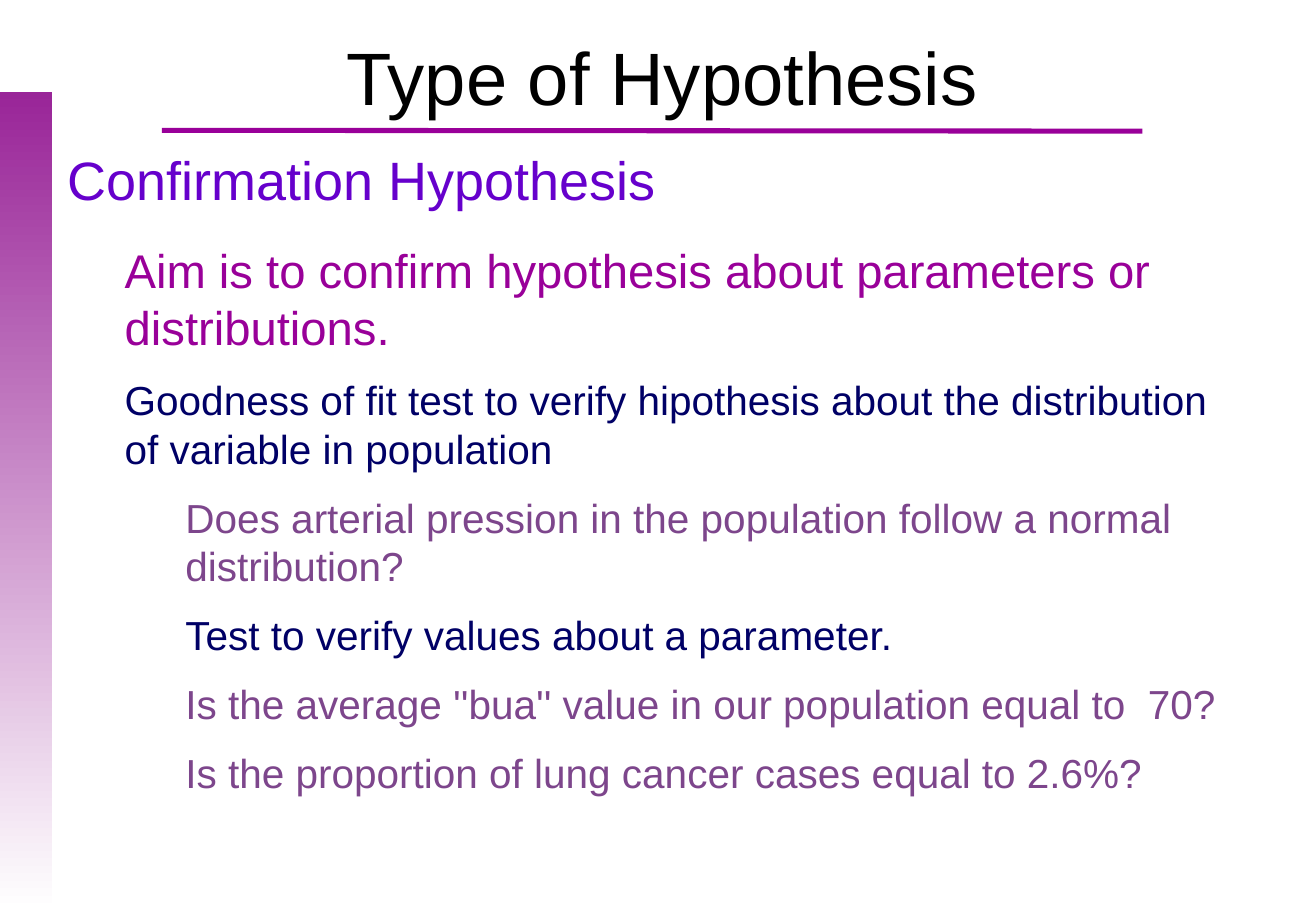
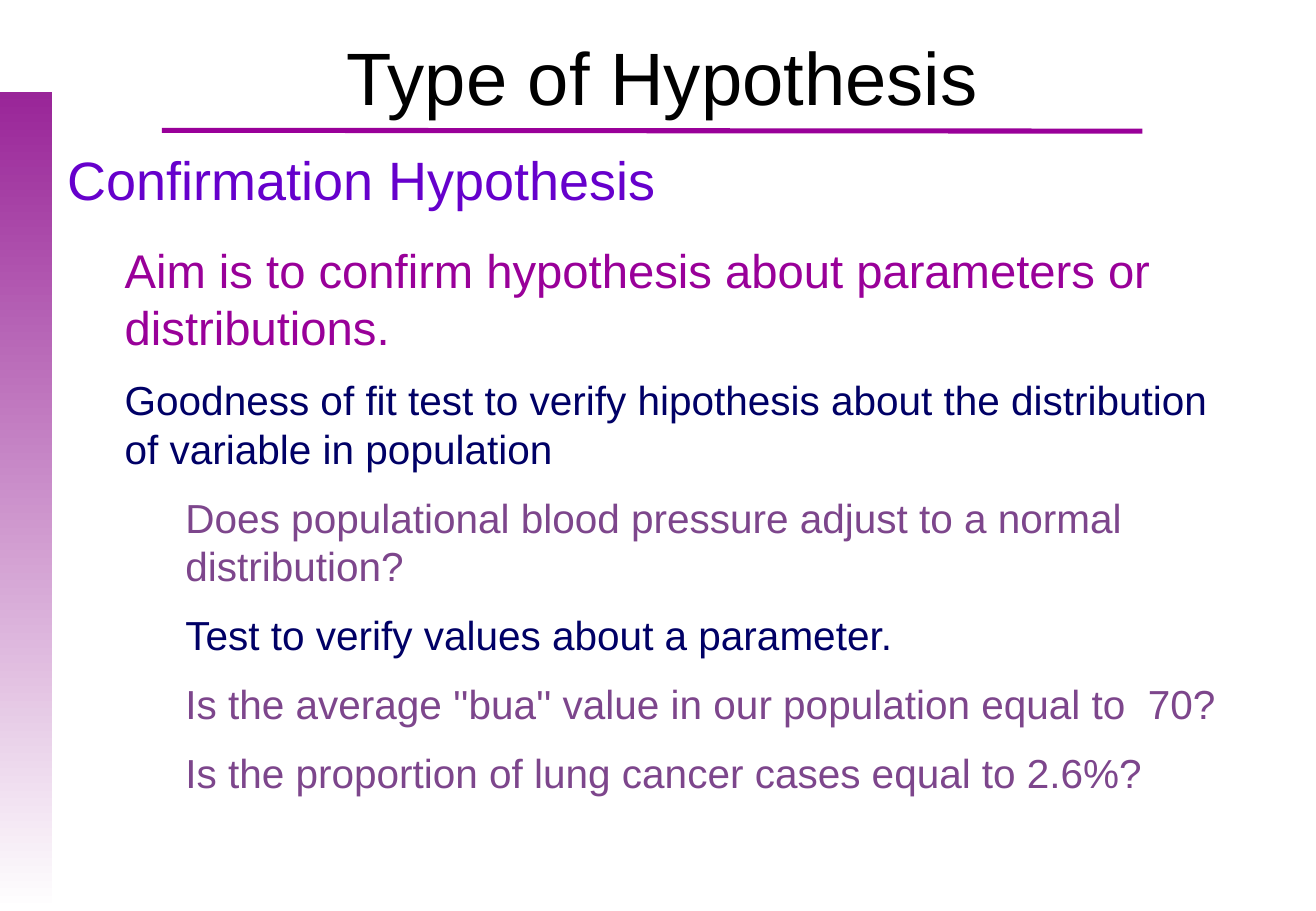
Before and after one commit to uebvhir/Course2020_Statistical-Analysis-with-R, a slide deck: slide 22 of Slides/StatisticsWithR-6-Principles_of_Hypothesis_Testing.pptx. Drawn at 1316x911 pixels with LibreOffice and Linux fonts; fonts in the diff are those of the drawing; background and template pictures are left out. Boxes give left, top, right and bottom in pixels: in the first picture for what was removed or moved away, otherwise in the second. Text is boxed around its words. In the diff, an @@ line names an element or a change of style, - is before the commit and + after.

```diff
--- a/Slides/StatisticsWithR-6-Principles_of_Hypothesis_Testing.pptx
+++ b/Slides/StatisticsWithR-6-Principles_of_Hypothesis_Testing.pptx
@@ text at <box>185,503,1122,582</box>: text changed @@
-  Does arterial pression in the population follow a normal distribution?
+  Does populational blood pressure adjust to a normal distribution?
```
Also in this commit, not shown: 9 other slides changed, 1 other file.
